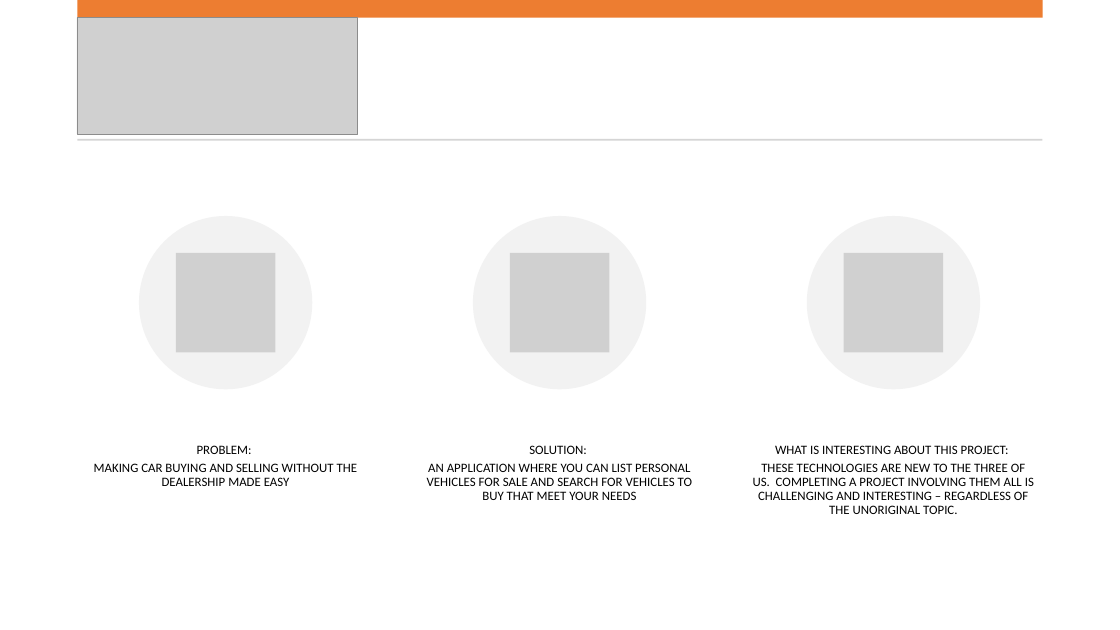
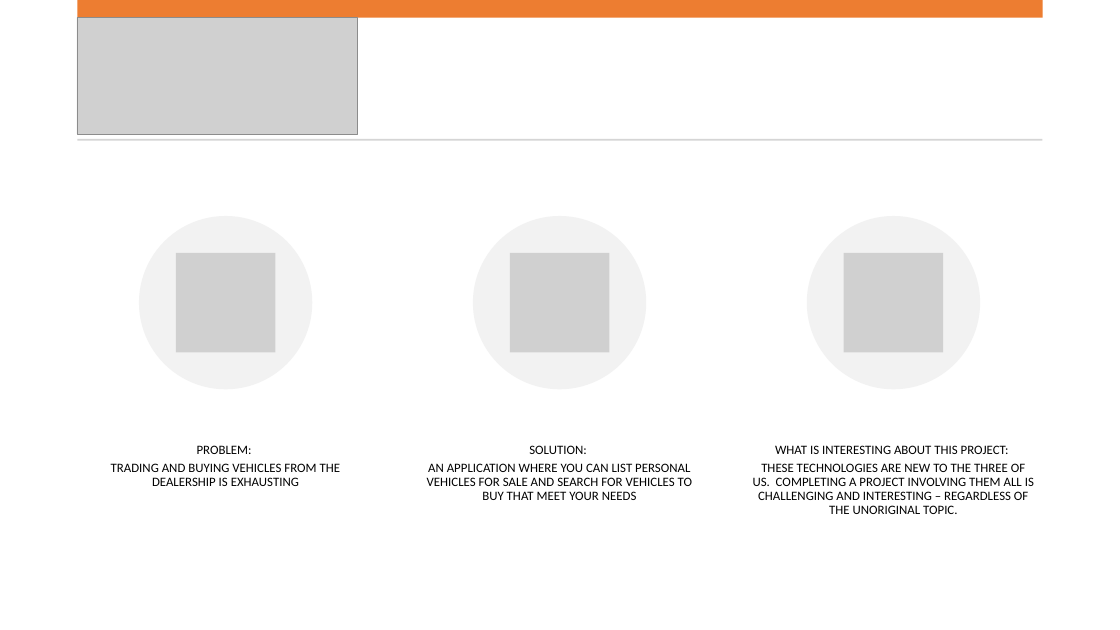
Before and after one commit to keira-mclean/capstone-cjk-be, a slide deck: slide 2 of Capstone3_CJK.pptx. Drawn at 1120x630 pixels with LibreOffice and Linux fonts; fonts in the diff are those of the drawing; grey boxes stand for pictures. Boxes give left, top, right and bottom in pixels: in the first picture for what was removed or moved away, otherwise in the second. Text is boxed around its words. In the diff, an @@ line names an element or a change of style, - is before the commit and + after.

```diff
--- a/Capstone3_CJK.pptx
+++ b/Capstone3_CJK.pptx
@@ text at (x1=111, y1=463, x2=341, y2=486): text changed @@
-MAKING CAR BUYING AND SELLING WITHOUT THE DEALERSHIP MADE EASY
+TRADING AND BUYING VEHICLES FROM THE DEALERSHIP IS EXHAUSTING
```
Also in this commit, not shown: 1 other slide changed, 5 other files.
